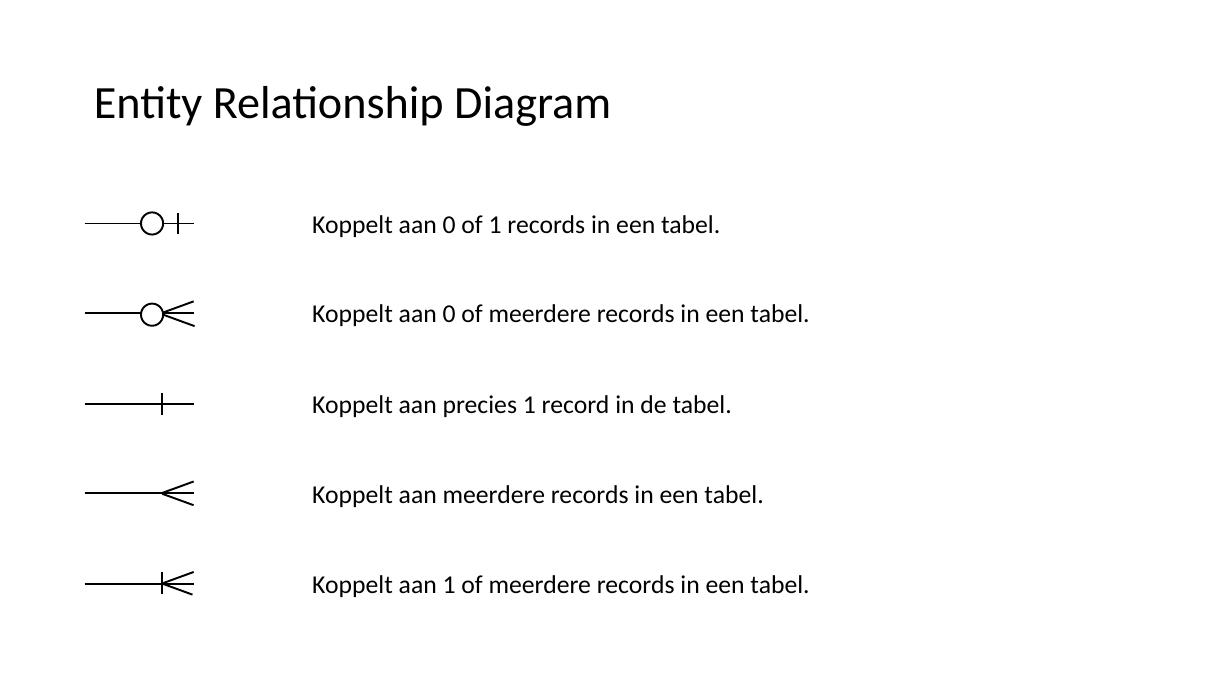
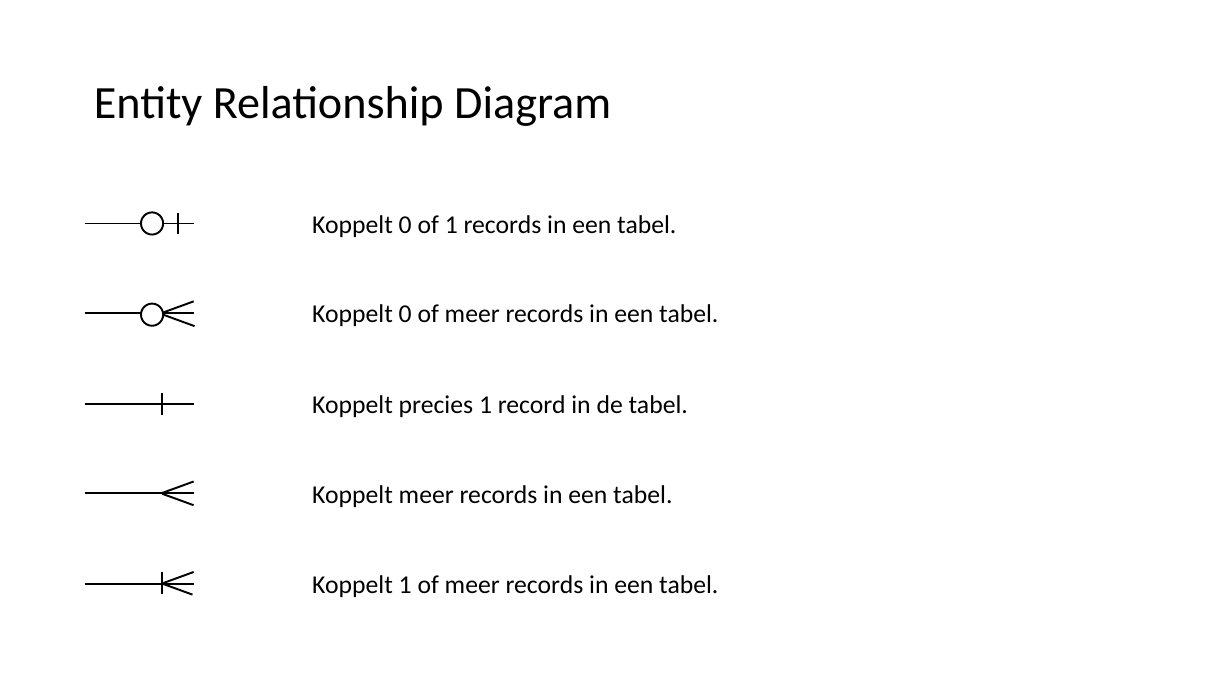
Before and after one commit to LFKoning/knowledge-sharing, a slide deck: slide 18 of sql_course/2_database_design/2_database_design.pptx (slide 17 before the commit). Drawn at 1232x693 pixels with LibreOffice and Linux fonts; fonts in the diff are those of the drawing. Boxes give left, top, right and bottom in pixels: in the first picture for what was removed or moved away, otherwise in the second. Text is boxed around its words. In the diff, an @@ line names an element or a change of style, - is before the commit and + after.

```diff
--- a/sql_course/2_database_design/2_database_design.pptx
+++ b/sql_course/2_database_design/2_database_design.pptx
@@ text at bbox=[312, 215, 676, 237]: text changed @@
-Koppelt aan 0 of 1 records in een tabel.
+Koppelt 0 of 1 records in een tabel.
@@ text at bbox=[312, 304, 718, 326]: text changed @@
-Koppelt aan 0 of meerdere records in een tabel.
+Koppelt 0 of meer records in een tabel.
@@ text at bbox=[312, 395, 688, 417]: text changed @@
-Koppelt aan precies 1 record in de tabel.
+Koppelt precies 1 record in de tabel.
@@ text at bbox=[312, 485, 672, 507]: text changed @@
-Koppelt aan meerdere records in een tabel.
+Koppelt meer records in een tabel.
@@ text at bbox=[312, 575, 718, 597]: text changed @@
-Koppelt aan 1 of meerdere records in een tabel.
+Koppelt 1 of meer records in een tabel.
```
Also in this commit, not shown: 6 other slides changed, 1 slide added, 3 other files.
